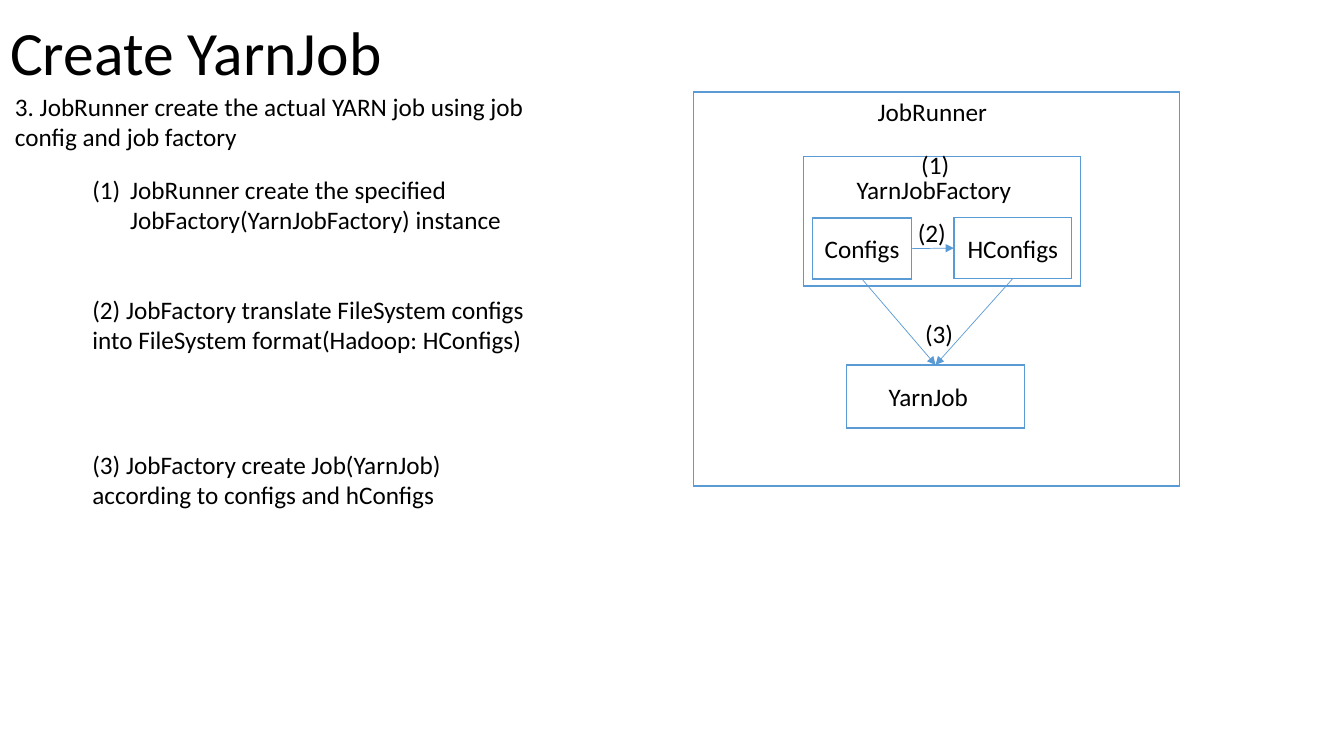
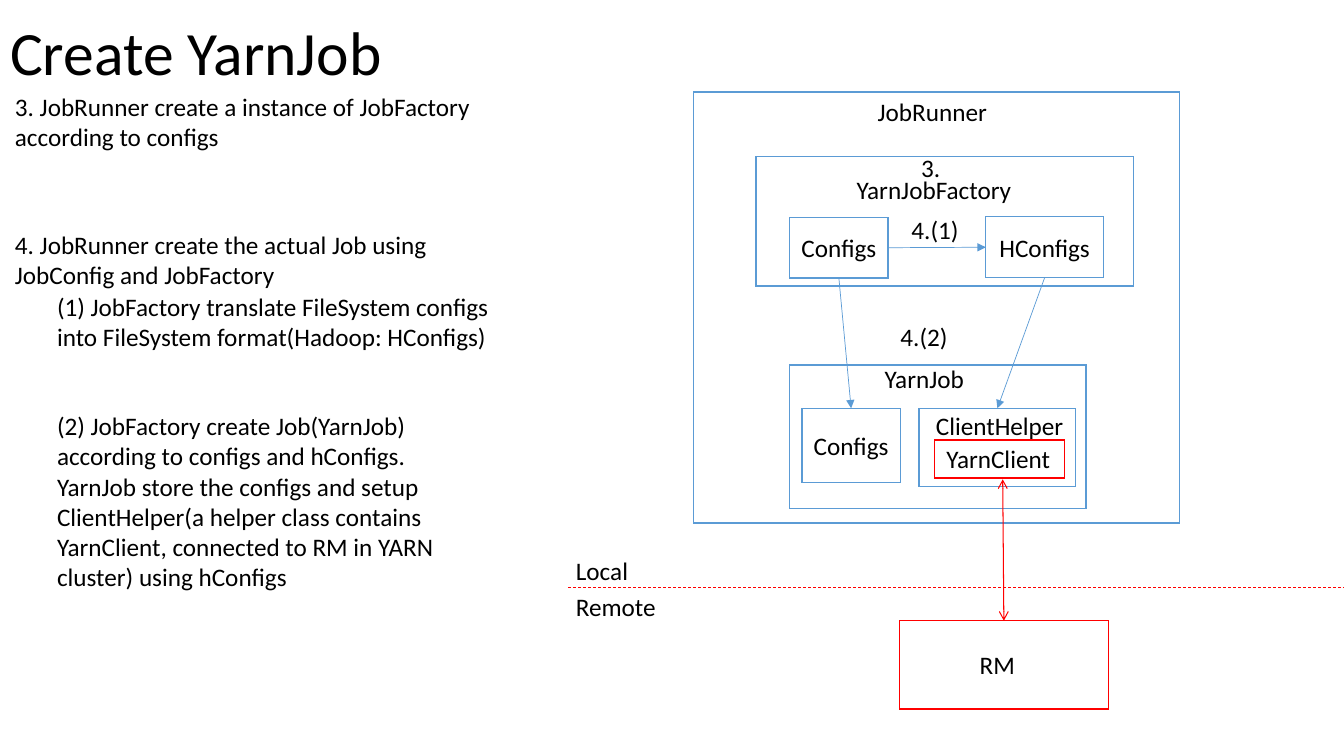
Before and after one commit to Swrrt/Samza-Documents, a slide deck: slide 68 of Documentation/SamzaStructure.pptx (slide 67 before the commit). Drawn at 1344x756 pixels with LibreOffice and Linux fonts; fonts in the diff are those of the drawing. Boxes give left, top, right and bottom in pixels: in the first picture for what was removed or moved away, otherwise in the second. Text is boxed around its words. In the diff, an @@ line names an element or a change of style, - is before the commit and + after.

Commit message:
ClientHelper

```diff
--- a/Documentation/SamzaStructure.pptx
+++ b/Documentation/SamzaStructure.pptx
@@ text at bbox=[15, 98, 470, 151]: text changed @@
-3. JobRunner create the actual YARN job using job config and job factory
+3. JobRunner create a instance of JobFactory according to configs
@@ rectangle: place and size @@
-rectangle at bbox=[694, 92, 1181, 486]
+rectangle at bbox=[694, 92, 1181, 523]
@@ rectangle: place and size @@
-rectangle at bbox=[804, 156, 1081, 286]
+rectangle at bbox=[756, 156, 1134, 286]
@@ text at bbox=[921, 160, 940, 184]: text changed @@
-(1)
+3.
@@ text at bbox=[15, 236, 426, 289]: text changed @@
-(1) JobRunner create the specified JobFactory(YarnJobFactory) instance
+4. JobRunner create the actual Job using JobConfig and JobFactory
@@ rectangle "Configs": place and size @@
-rectangle "Configs" at bbox=[813, 218, 911, 278]
+rectangle "Configs" at bbox=[789, 218, 888, 278]
@@ text at bbox=[911, 220, 958, 243]: text changed @@
-(2)
+4.(1)
@@ rectangle "HConfigs": place and size @@
-rectangle "HConfigs" at bbox=[954, 218, 1072, 278]
+rectangle "HConfigs" at bbox=[986, 217, 1104, 277]
@@ arrow moved from (911, 249) - (954, 248) to (888, 248) - (986, 247) @@
@@ text at bbox=[57, 297, 488, 351]: text changed @@
-(2) JobFactory translate FileSystem configs into FileSystem format(Hadoop: HConfigs)
+(1) JobFactory translate FileSystem configs into FileSystem format(Hadoop: HConfigs)
@@ arrow moved from (862, 279) - (936, 365) to (839, 278) - (851, 408) @@
@@ arrow moved from (1013, 278) - (936, 365) to (1045, 278) - (997, 408) @@
@@ text at bbox=[900, 327, 947, 350]: text changed @@
-(3)
+4.(2)
@@ text "YarnJob": place and size @@
-text "YarnJob" at bbox=[889, 388, 968, 406]
+text "YarnJob" at bbox=[885, 370, 964, 389]
@@ rectangle: place and size @@
-rectangle at bbox=[847, 365, 1024, 429]
+rectangle at bbox=[789, 365, 1086, 509]
@@ text at bbox=[57, 416, 433, 591]: text changed @@
-(3) JobFactory create Job(YarnJob) according to configs and hConfigs
+(2) JobFactory create Job(YarnJob) according to configs and hConfigs.
+YarnJob store the configs and setup ClientHelper(a helper class contains YarnClient, connected to RM in YARN cluster) using hConfigs
@@ rectangle added at bbox=[803, 408, 901, 483], fill #FFFFFF, outline #5B9BD5 1 pt, 18 pt, text #000000 @@
+Configs
@@ rectangle added at bbox=[920, 408, 1076, 487], fill #FFFFFF, outline #5B9BD5 1 pt @@
@@ text added at bbox=[936, 417, 1063, 441], 18 pt, text #000000 @@
+ClientHelper
@@ rectangle added at bbox=[935, 440, 1065, 478], fill #FFFFFF, outline #FF0000 1 pt @@
@@ text added at bbox=[946, 450, 1050, 469], 18 pt, text #000000 @@
+YarnClient
@@ double arrow added from (1003, 480) to (1004, 621), #FF0000 0.75 pt @@
@@ text added at bbox=[576, 562, 628, 581], 18 pt, text #000000 @@
+Local
@@ line added from (569, 588) to (1344, 588), #FF0000 0.5 pt dashed @@
@@ text added at bbox=[576, 599, 656, 616], 18 pt, text #000000 @@
+Remote
@@ rectangle added at bbox=[899, 621, 1109, 709], fill #FFFFFF, outline #FF0000 1 pt @@
@@ text added at bbox=[980, 657, 1015, 674], 18 pt, text #000000 @@
+RM
```
Also in this commit, not shown: 2 other slides changed, 2 slides added, 1 slide removed.
